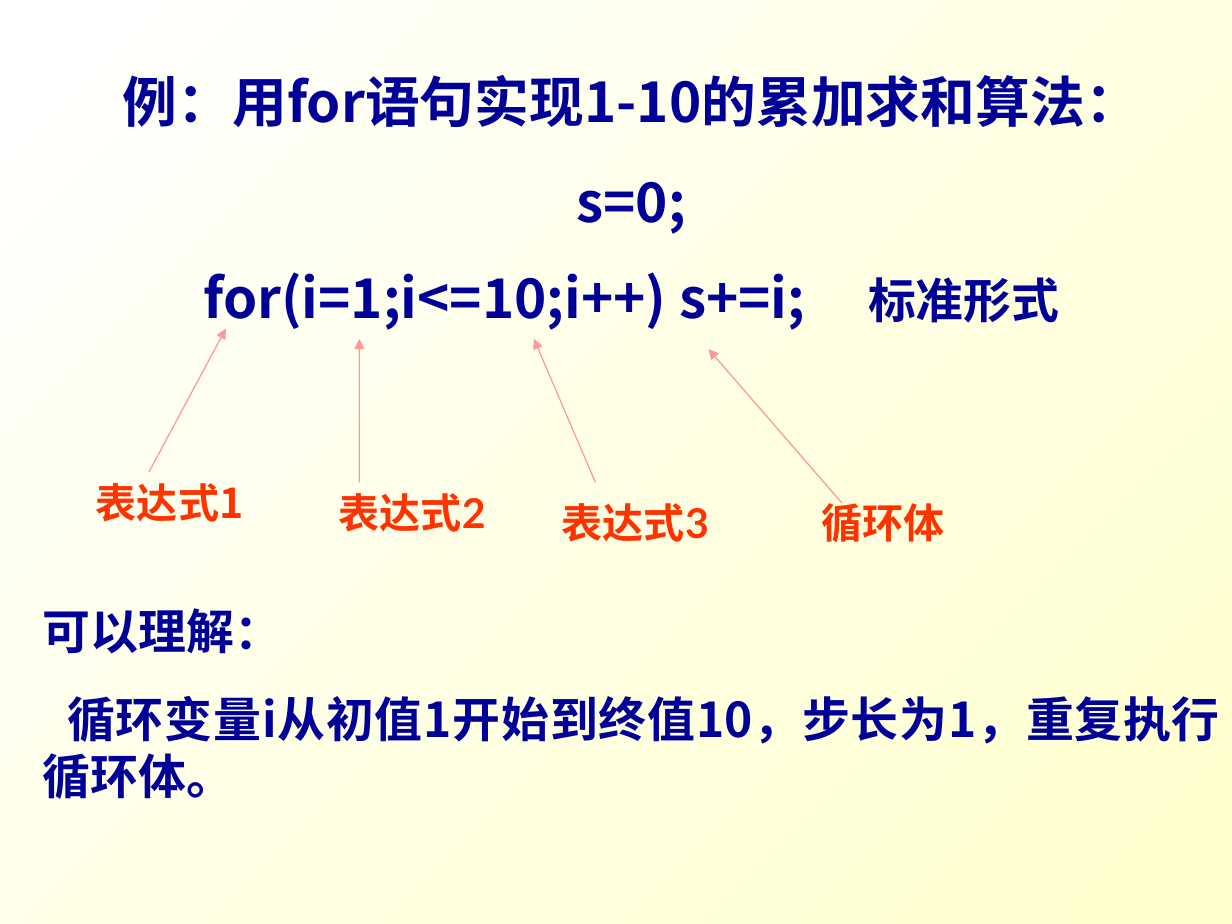
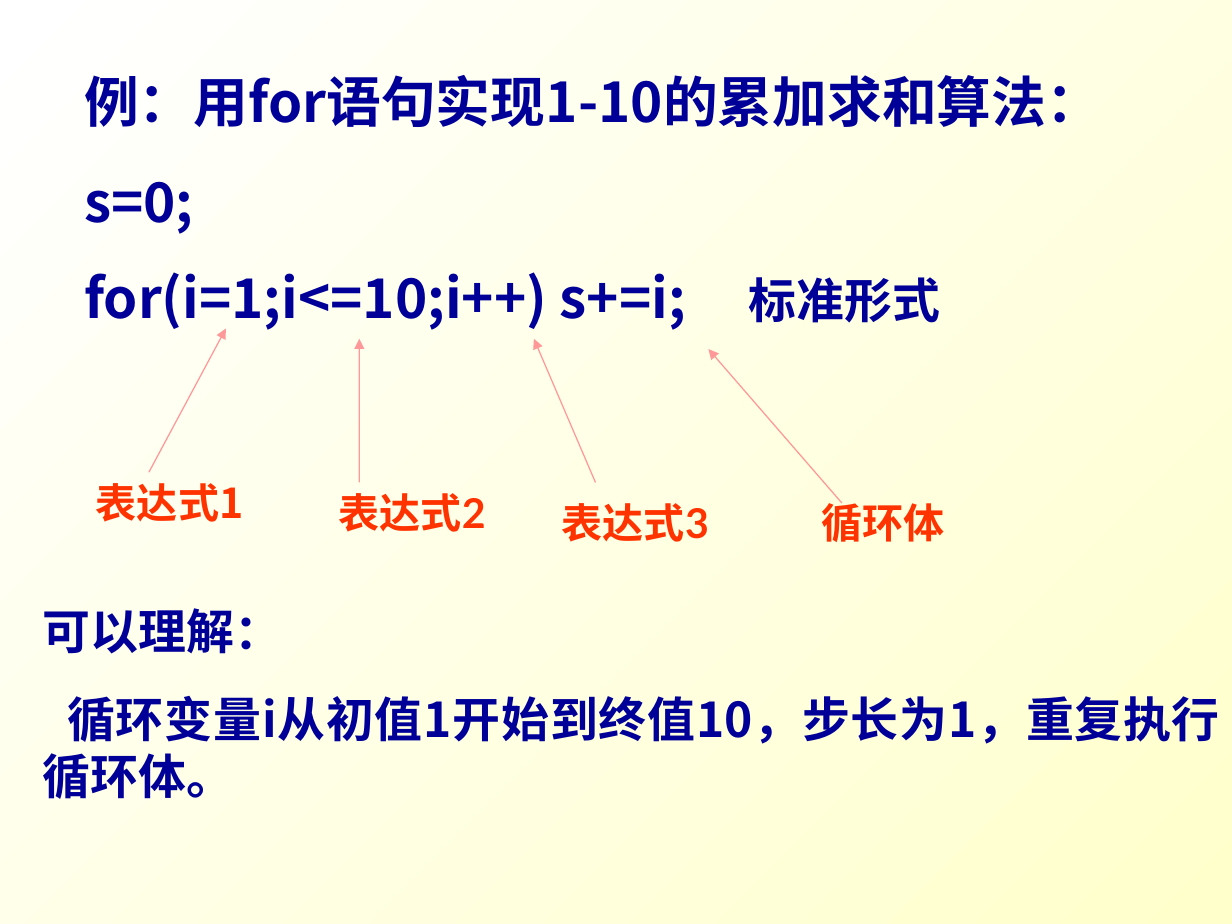
Before and after one commit to Changhe160/Changhe160.github.io, a slide deck: slide 29 of teachingRes/Cplusplus/unit02控制结构.ppt. Drawn at 1232x924 pixels with LibreOffice and Linux fonts; fonts in the diff are those of the drawing. Boxes give left, top, right and bottom in pixels: in the first picture for what was removed or moved away, otherwise in the second. Text is boxed around its words. In the diff, an @@ line names an element or a change of style, - is before the commit and + after.

```diff
--- a/teachingRes/Cplusplus/unit02控制结构.ppt
+++ b/teachingRes/Cplusplus/unit02控制结构.ppt
@@ text "例：用for语句实现1-10的累加求和算法：" at (x1=84, y1=75, x2=1101, y2=332): alignment centre to left @@
```
Also in this commit, not shown: 7 other slides changed, 2 slides removed.
